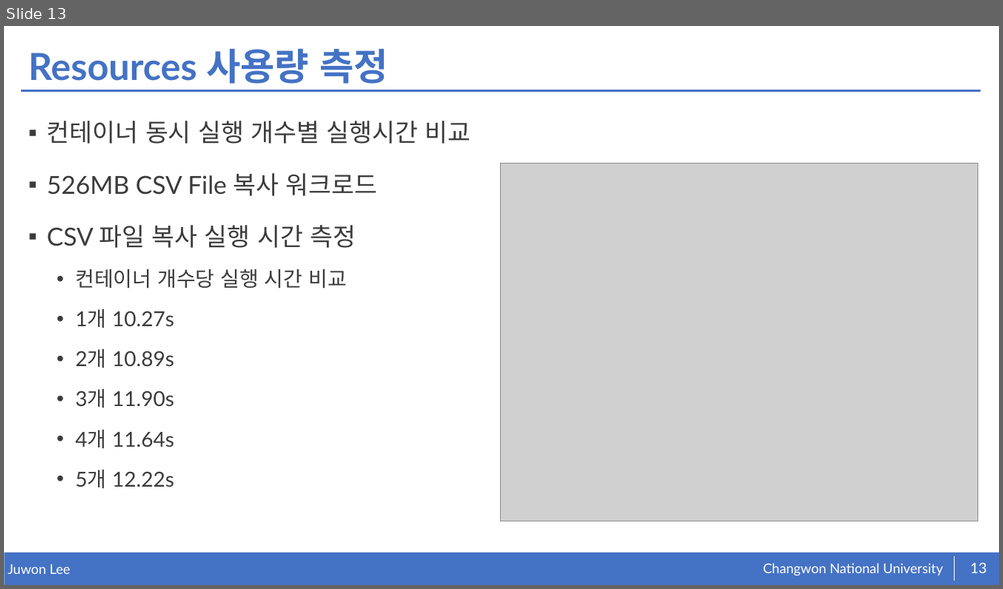
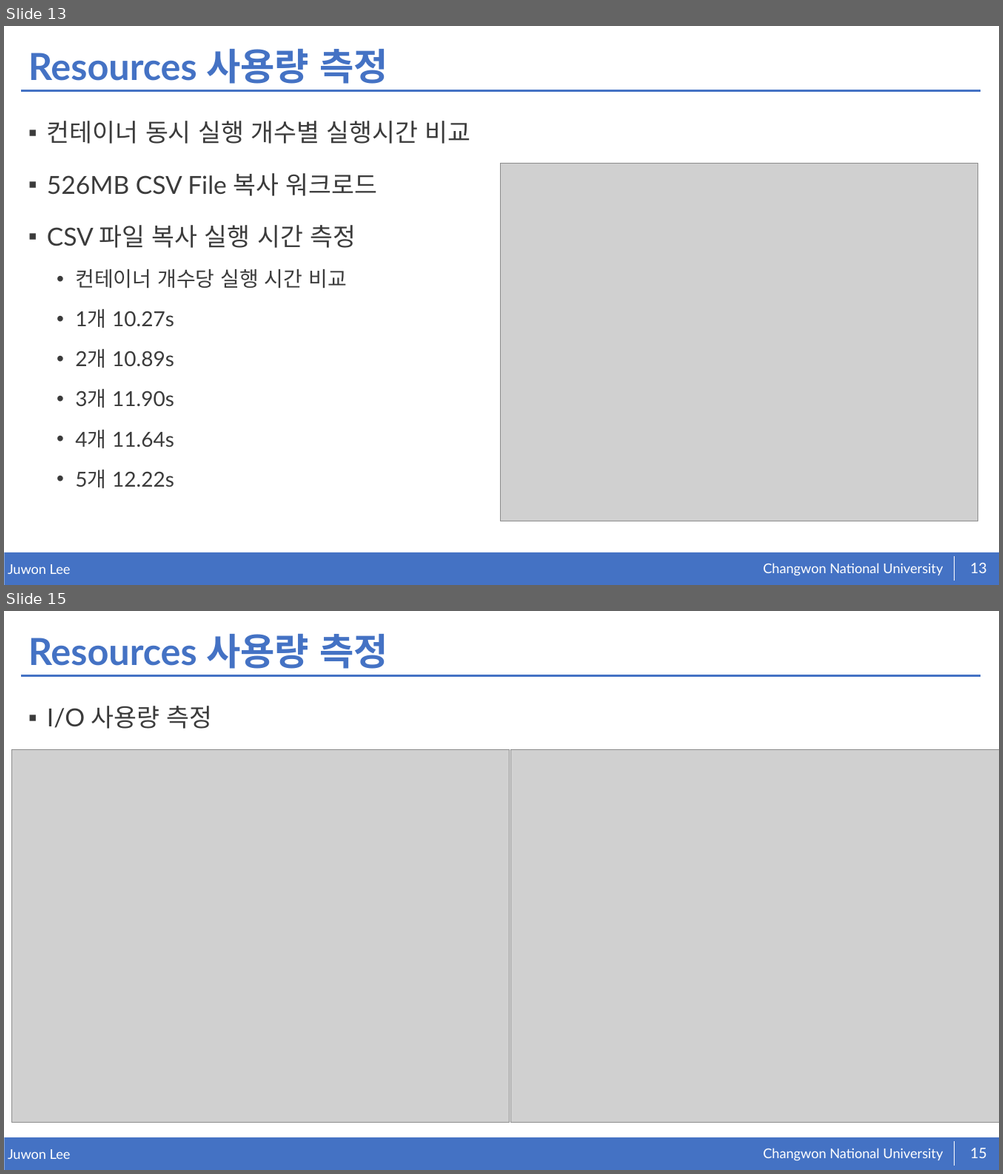
Before and after one commit to jujuwon/noslab-container, a slide deck: slide/Docker container resources 사용량 측정.pptx. Shown one above the other, each under a label of ours: slide 13 before the commit, slides 13 and 15 after it; the slides between them are not shown. The pictures are 1003x589 and 1003x1174 pixels, drawn with LibreOffice and Linux fonts; fonts in the diff are those of the drawing; grey boxes stand for pictures. Boxes give left, top, right and bottom in pixels: in the first picture for what was removed or moved away, otherwise in the second. Text is boxed around its words. In the diff, an @@ line names an element or a change of style, - is before the commit and + after.

```diff
--- a/slide/Docker container resources 사용량 측정.pptx
+++ b/slide/Docker container resources 사용량 측정.pptx
@@ slide 15 added at (x1=4, y1=611, x2=999, y2=1170), background #FFFFFF; not listed: 5 template elements that a slide beside it also shows @@
@@ title added at (x1=28, y1=633, x2=388, y2=669), 36 pt, text #4472C4, bold @@
+Resources 사용량 측정
@@ text added at (x1=47, y1=706, x2=213, y2=729), 24 pt, text #3B3B3B @@
+▪ I/O 사용량 측정
@@ picture added at (x1=11, y1=750, x2=509, y2=1123) @@
@@ picture added at (x1=511, y1=750, x2=999, y2=1123) @@
@@ page number added at (x1=970, y1=1148, x2=987, y2=1159), 14 pt, text #FFFFFF @@
+15
```
Also in this commit, not shown: 1 other slide added.
